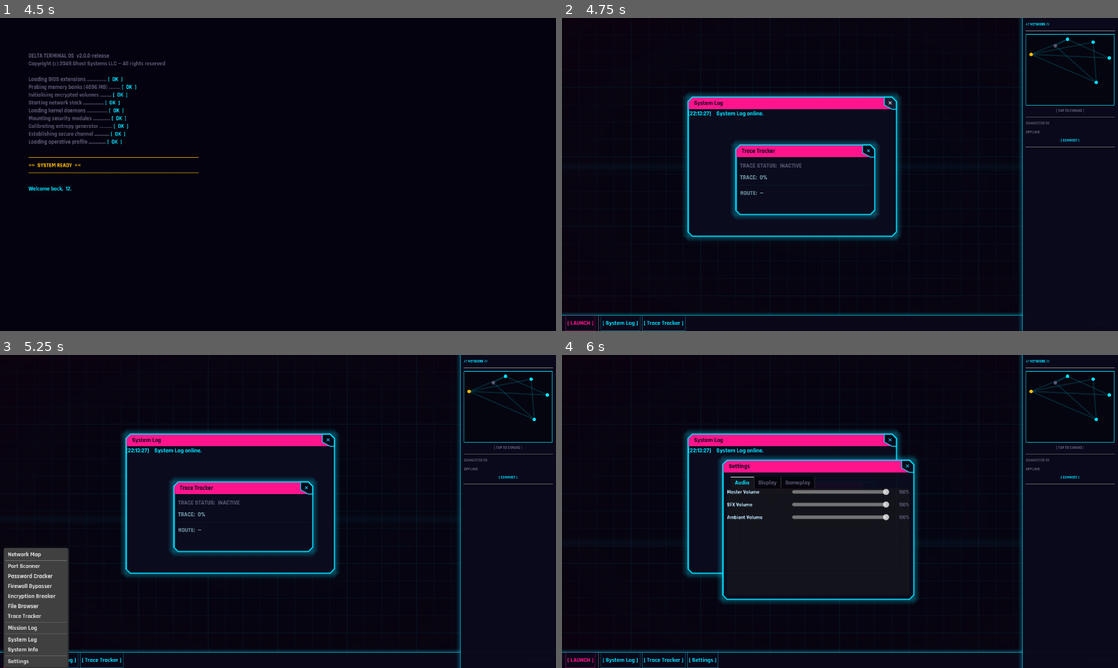
Above: before the commit, frames 1-4 (two rows, left to right).
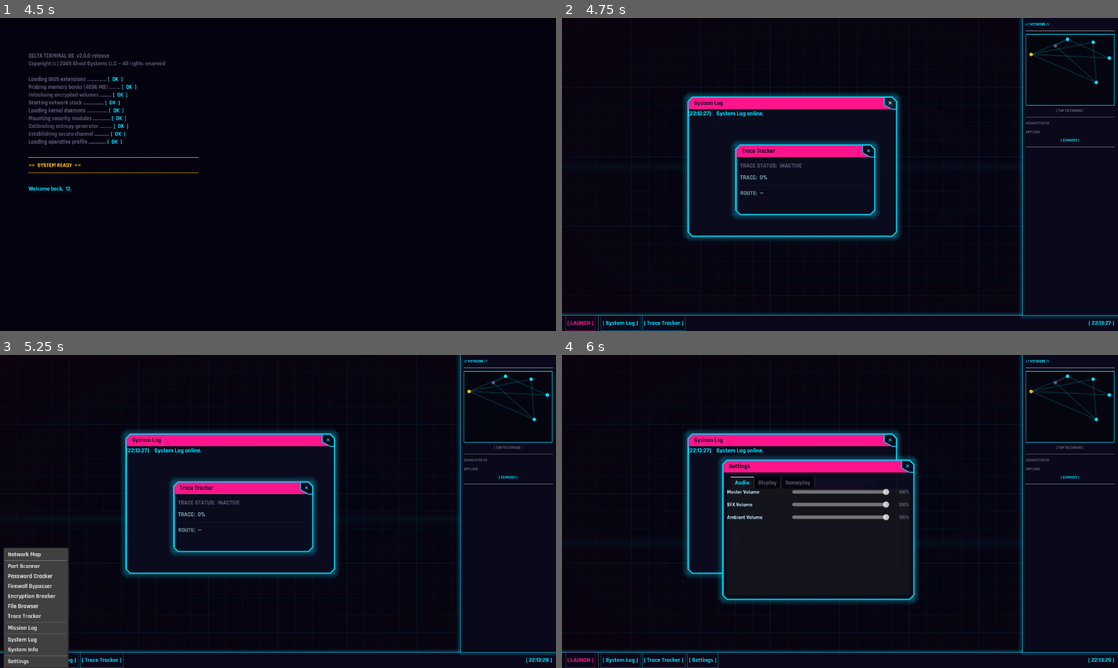
Above: after the commit, the same moments.

Repository: Sub-Xaero/Delta-Terminal-v2
Game: Godot game, scene res://scenes/main_menu.tscn
Same seed, same stepped clock (60 frames per second), same inputs: the game is played once before the commit and once after it.
Inputs (mouse positions are in pixels of both pictures, inside the frame that each line leads up to):
- Up to frame 1 (4.5 s): click "[ NEW GAME ]" at 0.5 s; click (278, 230) at 1.27 s; type "12" at 1.35 s; click "[ CONFIRM ]" at 2 s; move the mouse to (400, 158) at 2.77 s; click (400, 158) at 2.92 s; tap Enter at 3.5 s; drag from (166, 190) to (250, 237) at 3.52 s; tap Space at 4.25 s; move the mouse to (333, 105) at 4.27 s; click (333, 105) at 4.42 s
- Up to frame 2 (4.75 s): no input
- Up to frame 3 (5.25 s): click "[ LAUNCH ]" at 5 s
- Up to frame 4 (6 s): click "[ LAUNCH ]" at 5.75 s

Frame 1 is identical in both runs. In frame 2, 0.2% of the frame differs, in the area x 82-100%, y 94-100%; in frame 3, 0.2%; in frame 4, 0.2%.

Commit message:
Fix sidebar to stop above taskbar
Restore offset_bottom = -36 on Sidebar so it clears the taskbar,
which now spans the full screen width.

Diff:
--- a/scenes/desktop/desktop.tscn
+++ b/scenes/desktop/desktop.tscn
@@ -86,6 +86,7 @@
 anchor_right = 1.0
 anchor_bottom = 1.0
 offset_left = -220.0
+offset_bottom = -36.0
 
 [node name="ContextMenu" type="PopupMenu" parent="." unique_id=2063644530]
 oversampling_override = 1.0
